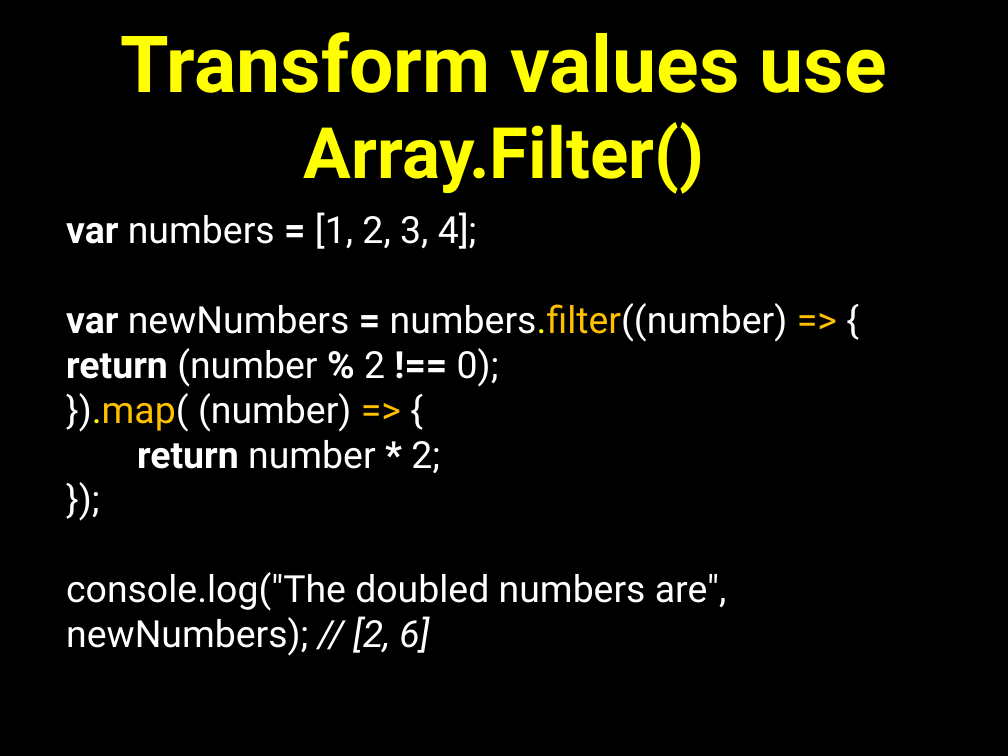
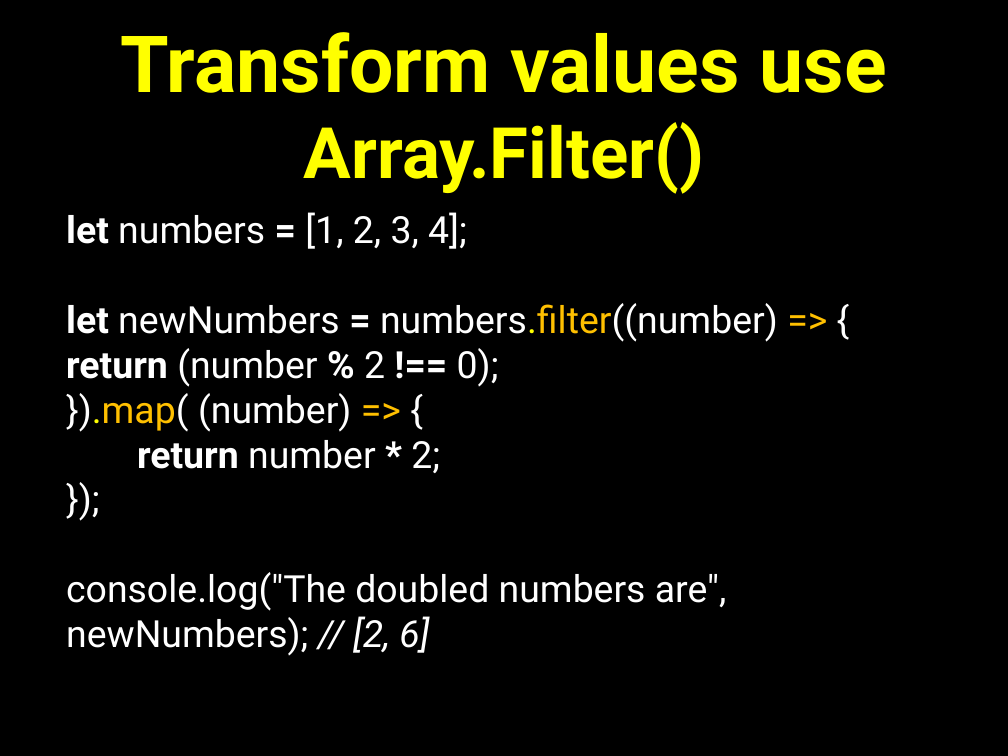
Before and after one commit to petereijgermans11/frontend-cursus, a slide deck: slide 17 of frontend-cursus/ 5 - Functional programmming.pptx. Drawn at 1008x756 pixels with LibreOffice and Linux fonts; fonts in the diff are those of the drawing. Boxes give left, top, right and bottom in pixels: in the first picture for what was removed or moved away, otherwise in the second. Text is boxed around its words. In the diff, an @@ line names an element or a change of style, - is before the commit and + after.

```diff
--- a/frontend-cursus/ 5 - Functional programmming.pptx
+++ b/frontend-cursus/ 5 - Functional programmming.pptx
@@ text at (66, 212, 778, 387): text changed @@
-var numbers = [1, 2, 3, 4];
-var newNumbers = numbers.filter((number) => { return (number % 2 !== 0);
+let numbers = [1, 2, 3, 4];
+let newNumbers = numbers.filter((number) => { return (number % 2 !== 0);
```
Also in this commit, not shown: 11 other slides changed, 1 other file.
